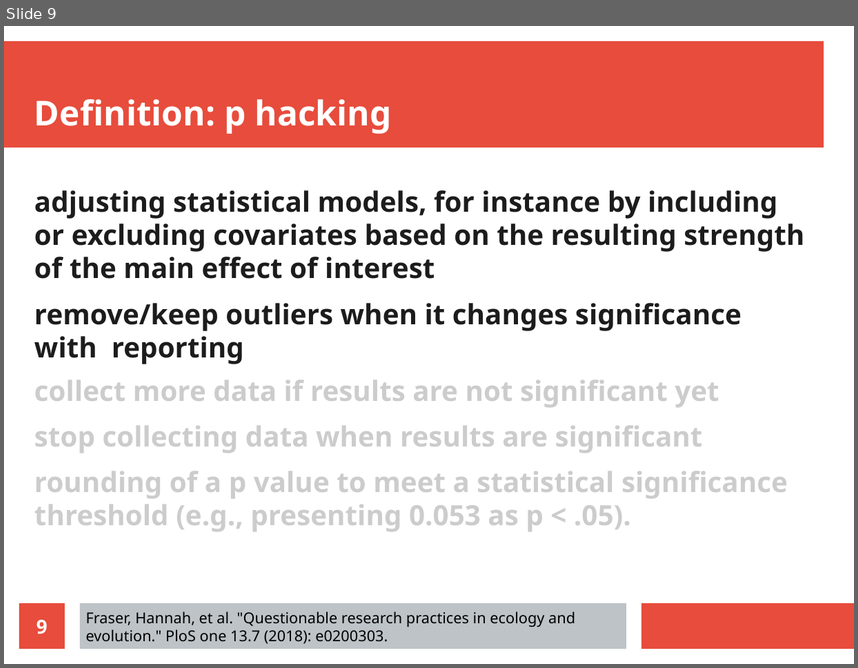
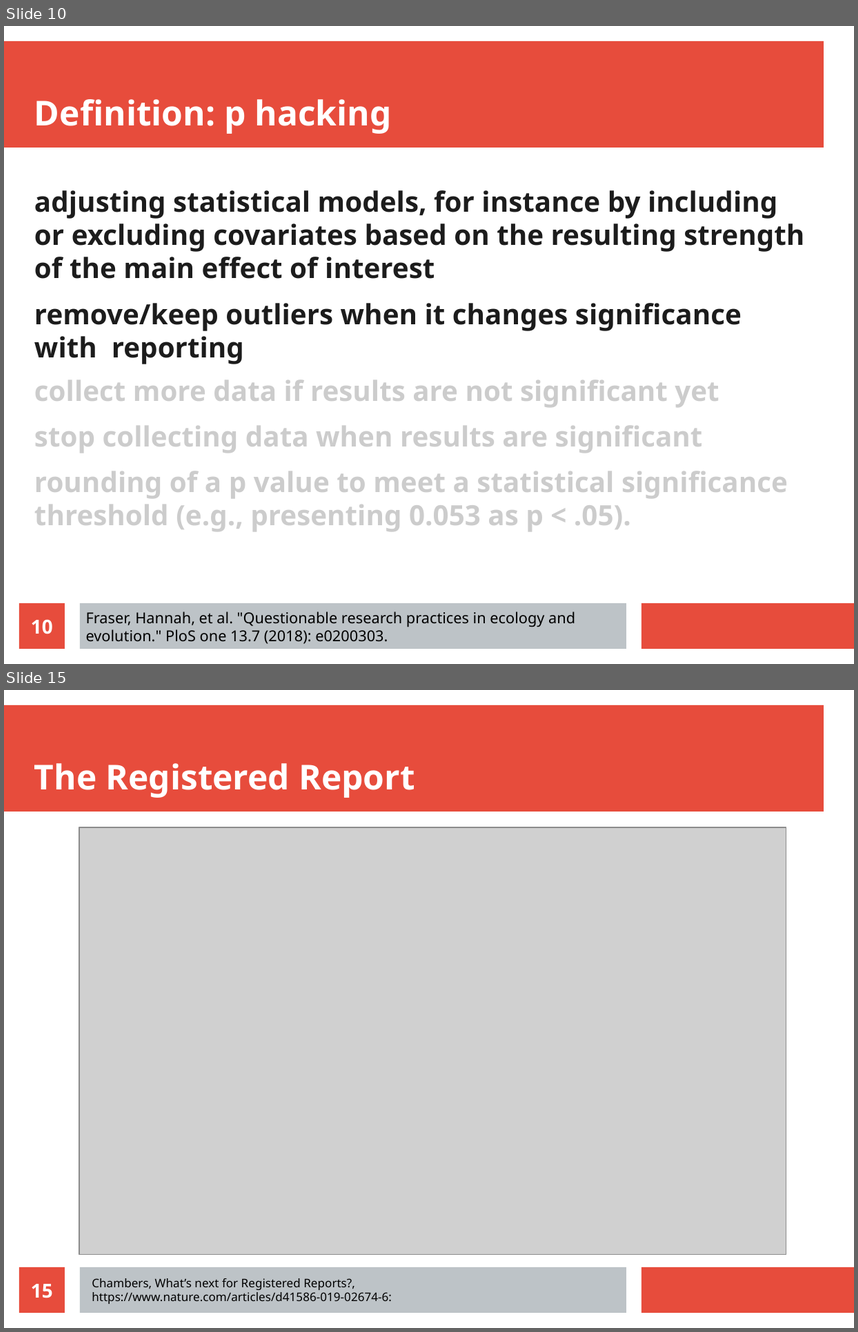
Before and after one commit to richelbilderbeek/open_science_presentation_20211111, a slide deck: open_science_presentation_20211111.odp. Shown one above the other, each under a label of ours: slide 9 before the commit, slides 10 and 15 after it; the slides between them are not shown. The pictures are 858x668 and 858x1332 pixels, drawn with LibreOffice and Linux fonts; fonts in the diff are those of the drawing; grey boxes stand for pictures. Boxes give left, top, right and bottom in pixels: in the first picture for what was removed or moved away, otherwise in the second. Text is boxed around its words. In the diff, an @@ line names an element or a change of style, - is before the commit and + after.

```diff
--- a/open_science_presentation_20211111.odp
+++ b/open_science_presentation_20211111.odp
@@ slide 15 added at <box>4,690,854,1328</box>, background #FFFFFF; not listed: 3 template elements that a slide beside it also shows @@
@@ title added at <box>34,763,415,798</box>, 32 pt, text #FFFFFF, bold @@
+The Registered Report
@@ picture added at <box>80,827,786,1254</box> @@
@@ page number added at <box>19,1267,65,1312</box>, fill #E74C3C, 18 pt, text #FFFFFF, bold @@
+15
@@ text added at <box>92,1278,392,1303</box>, 11 pt, text #000000 @@
+Chambers, What’s next for Registered Reports?,
+https://www.nature.com/articles/d41586-019-02674-6:
@@ what was slide 9 is now slide 10 @@
@@ page number at <box>31,619,53,634</box>: text changed @@
-9
+10
```
Also in this commit, not shown: 4 slides changed, 10 other slides added, 4 other files.
